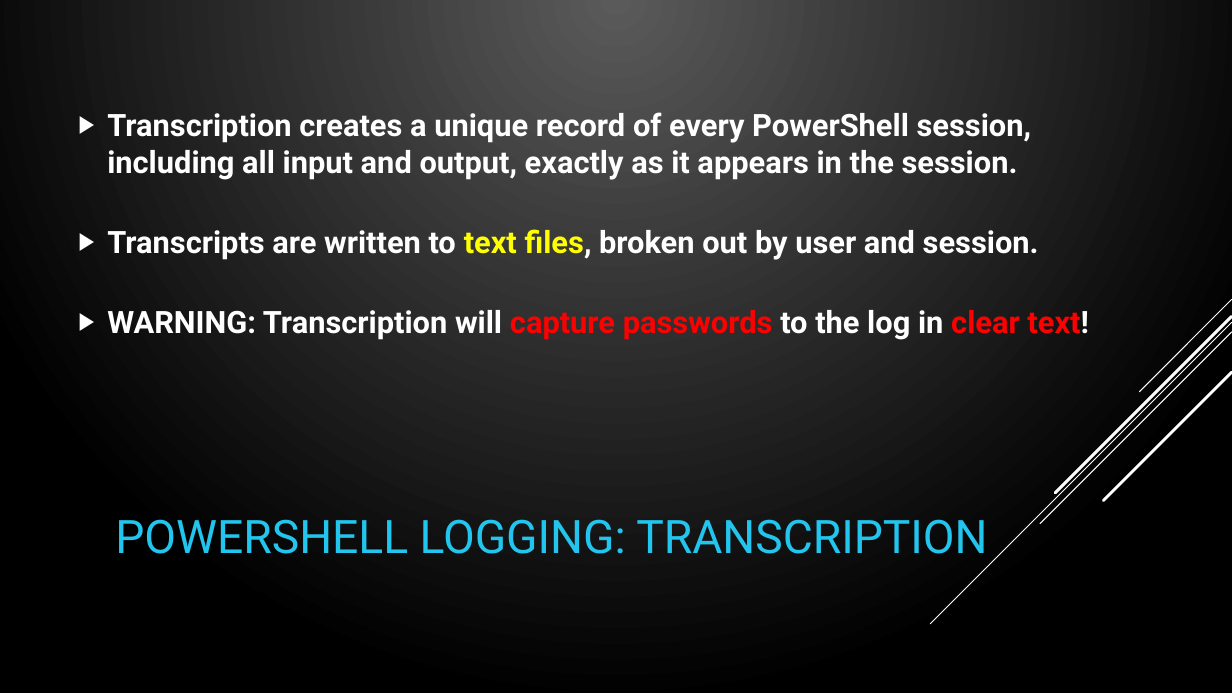
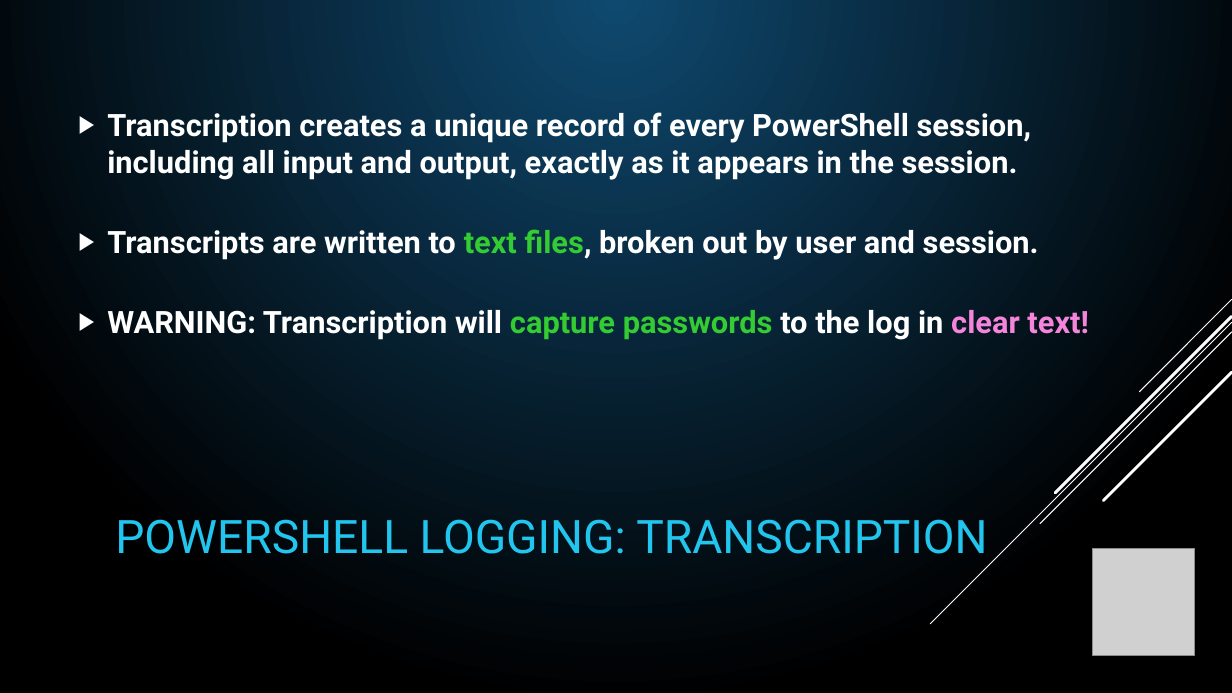
Before and after one commit to compwiz32/Presentations, a slide deck: slide 37 of 2019-08 PowerShell Chattanooga/PSRemoting - From 0 to Lockdown.pptx (slide 35 before the commit). Drawn at 1232x693 pixels with LibreOffice and Linux fonts; fonts in the diff are those of the drawing; grey boxes stand for pictures. Boxes give left, top, right and bottom in pixels: in the first picture for what was removed or moved away, otherwise in the second. Text is boxed around its words. In the diff, an @@ line names an element or a change of style, - is before the commit and + after.

Commit message:
change color theme and add PSSaturday Logos

```diff
--- a/2019-08 PowerShell Chattanooga/PSRemoting - From 0 to Lockdown.pptx
+++ b/2019-08 PowerShell Chattanooga/PSRemoting - From 0 to Lockdown.pptx
@@ background gradient #5B5B5B to #000000 to gradient #0F496F to #000000 @@
@@ text at [107, 229, 1088, 340]: text colour #FFFF00 to #33CC33 in "text files,"; text colour #FF0000 to #33CC33 in "capture passwords"; text colour #FF0000 to #F585DB in "clear text!"; text colour #FFFFFF to #F585DB in "text!" @@
@@ picture added at [1092, 549, 1195, 656] @@
```
Also in this commit, not shown: 40 other slides changed, 3 slides added, 1 slide removed.
